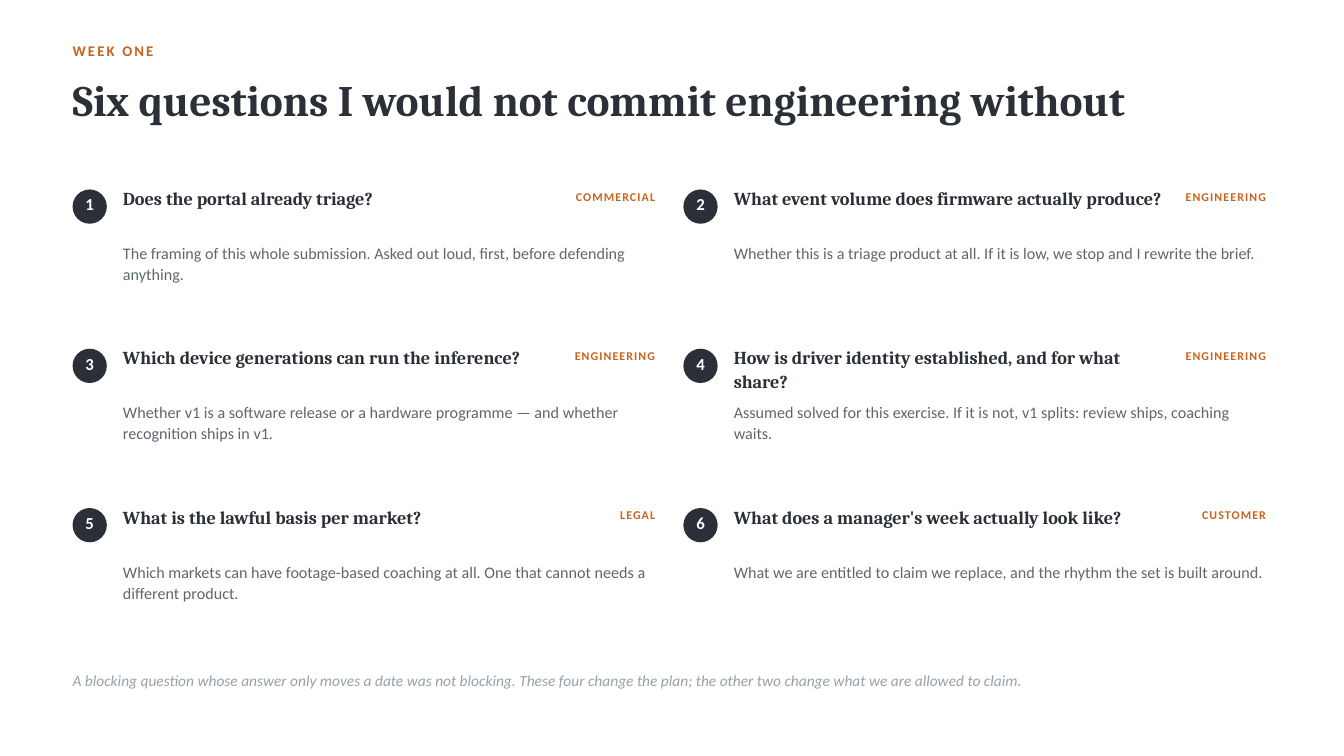
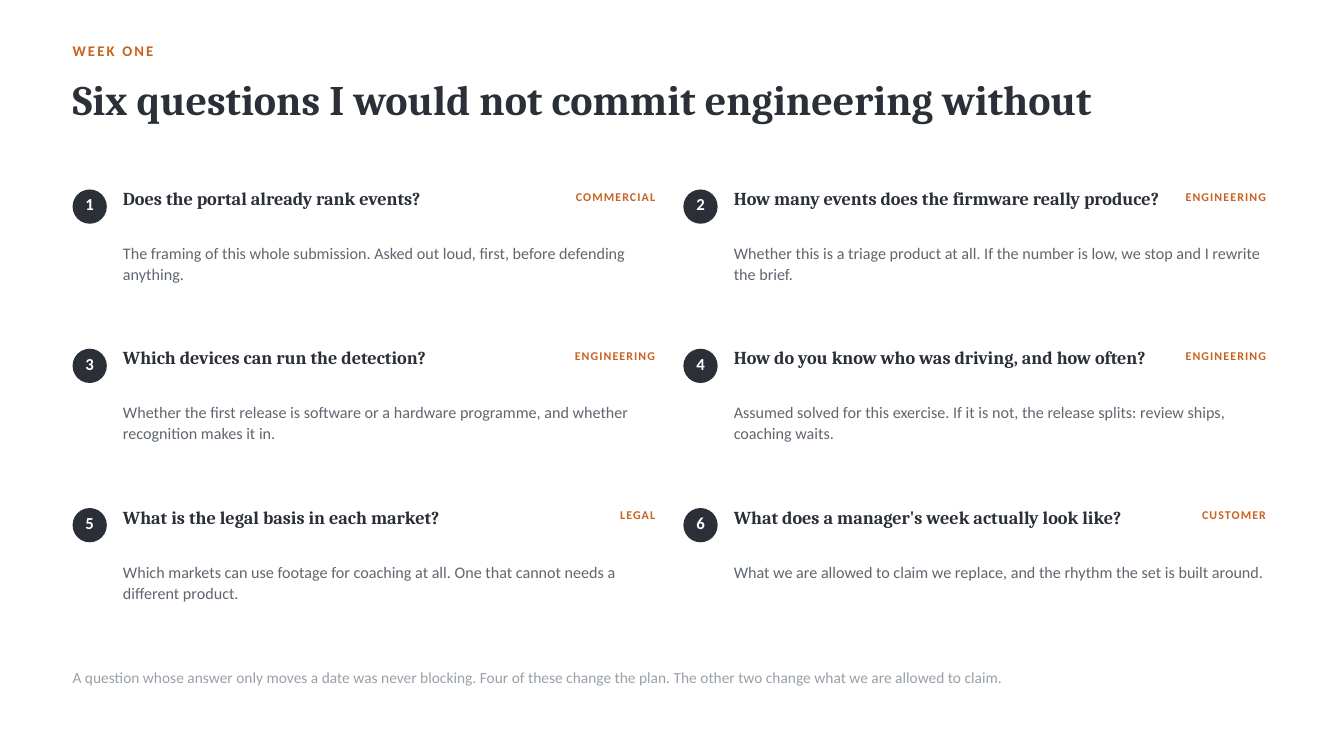
Before and after one commit to dannydaley76/cameramatics-product-brain, a slide deck: slide 16 of Claude outputs/cameramatics-danny-daley.pptx (slide 20 before the commit). Drawn at 1344x756 pixels with LibreOffice and Linux fonts; fonts in the diff are those of the drawing. Boxes give left, top, right and bottom in pixels: in the first picture for what was removed or moved away, otherwise in the second. Text is boxed around its words. In the diff, an @@ line names an element or a change of style, - is before the commit and + after.

```diff
--- a/Claude outputs/cameramatics-danny-daley.pptx
+++ b/Claude outputs/cameramatics-danny-daley.pptx
@@ text "Six questions I would not ..." at box(73, 85, 1091, 125): size 31 to 30 pt; line spacing 36pt to 35pt @@
@@ text at box(123, 192, 420, 209): text changed @@
-Does the portal already triage?
+Does the portal already rank events?
@@ text at box(734, 192, 1159, 209): text changed @@
-What event volume does firmware actually produce?
+How many events does the firmware really produce?
@@ text at box(734, 248, 1259, 280): text changed @@
-Whether this is a triage product at all. If it is low, we stop and I rewrite the brief.
+Whether this is a triage product at all. If the number is low, we stop and I rewrite the brief.
@@ text at box(123, 351, 426, 364): text changed @@
-Which device generations can run the inference?
+Which devices can run the detection?
@@ text at box(734, 351, 1146, 368): text changed @@
-How is driver identity established, and for what share?
+How do you know who was driving, and how often?
@@ text at box(123, 407, 628, 442): text changed @@
-Whether v1 is a software release or a hardware programme — and whether recognition ships in v1.
+Whether the first release is software or a hardware programme, and whether recognition makes it in.
@@ text at box(734, 407, 1225, 442): text changed @@
-Assumed solved for this exercise. If it is not, v1 splits: review ships, coaching waits.
+Assumed solved for this exercise. If it is not, the release splits: review ships, coaching waits.
@@ text at box(123, 511, 439, 528): text changed @@
-What is the lawful basis per market?
+What is the legal basis in each market?
@@ text at box(123, 567, 616, 602): text changed @@
-Which markets can have footage-based coaching at all. One that cannot needs a different product.
+Which markets can use footage for coaching at all. One that cannot needs a different product.
@@ text at box(734, 567, 1263, 581): text changed @@
-What we are entitled to claim we replace, and the rhythm the set is built around.
+What we are allowed to claim we replace, and the rhythm the set is built around.
@@ text at box(73, 672, 1002, 686): text changed; italic off @@
-A blocking question whose answer only moves a date was not blocking. These four change the plan; the other two change what we are allowed to claim.
+A question whose answer only moves a date was never blocking. Four of these change the plan. The other two change what we are allowed to claim.
```
Also in this commit, not shown: 14 other slides changed, 5 slides added, 6 slides removed, 1 other file.
